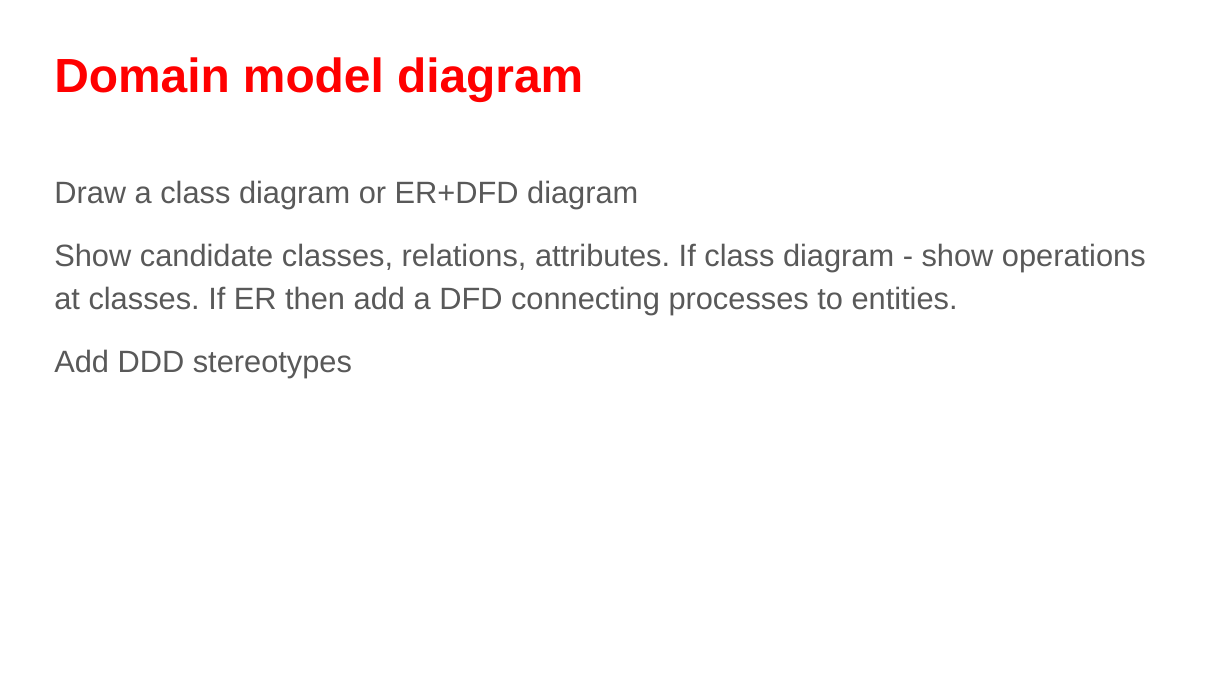
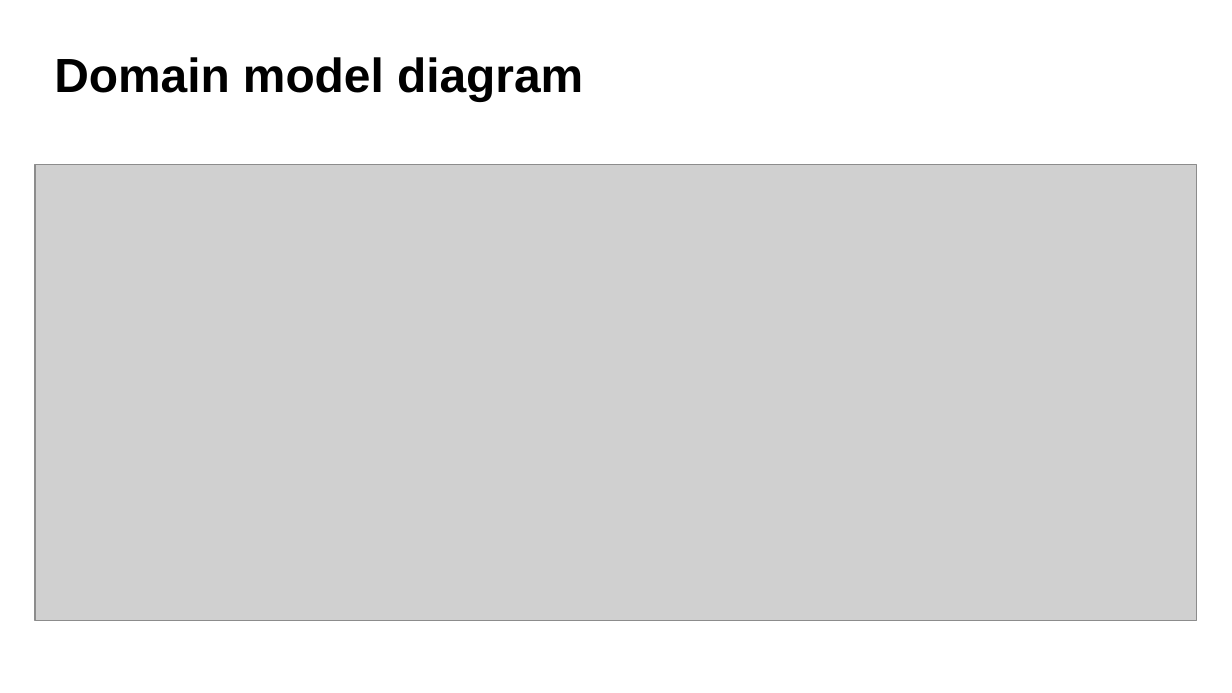
Before and after one commit to fanglores/Advanced-Software-Design, a slide deck: slide 6 of PracticeTasks/Task_5/K8C_DomainModeling_Task5.pptx. Drawn at 1232x693 pixels with LibreOffice and Linux fonts; fonts in the diff are those of the drawing; grey boxes stand for pictures. Boxes give left, top, right and bottom in pixels: in the first picture for what was removed or moved away, otherwise in the second. Text is boxed around its words. In the diff, an @@ line names an element or a change of style, - is before the commit and + after.

```diff
--- a/PracticeTasks/Task_5/K8C_DomainModeling_Task5.pptx
+++ b/PracticeTasks/Task_5/K8C_DomainModeling_Task5.pptx
@@ title "Domain model diagram" at [54, 57, 583, 101]: text colour #FF0000 to #000000 @@
@@ picture added at [34, 165, 1196, 621] @@
@@ text removed at [54, 180, 1146, 378] @@
-Draw a class diagram or ER+DFD diagram
-Show candidate classes, relations, attributes. If class diagram - show operations at classes. If ER then add a DFD connecting processes to entities.
-Add DDD stereotypes
```
Also in this commit, not shown: 3 other files.
